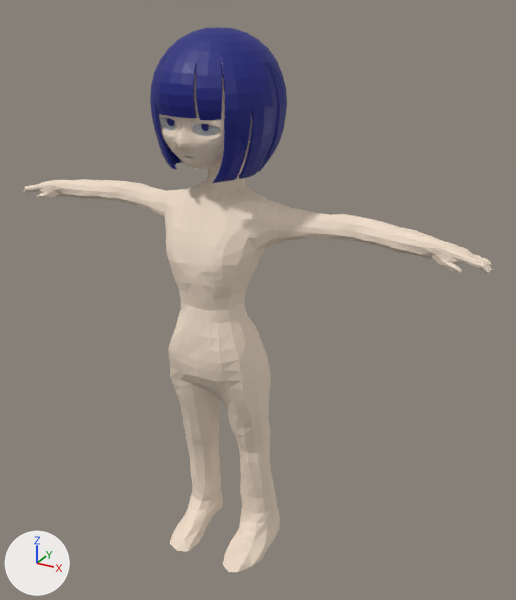
One commit to the Blender file coiaichan.blend: the scene before it, then after it.
Before and after are seen from a 50 mm camera at (3.57, -5.71, 2.75) aimed at (0.29, 0.25, -0.24). The axes (+X, +Y, +Z) are drawn at lower left. The lights are the same throughout.

The scene before the commit, as lines of its bpy script (objects in view):
```python
me_sphere_002 = bpy.data.meshes.new('Sphere.002')
me_sphere_002.from_pydata(...)  # 701 vertices, 646 faces; spans x -1.032..0.225, y -0.236..1.056, z -0.513..0.751
me_sphere_002.materials.append(mat_material_002)  # blue #151c7e
me_vert_002 = bpy.data.meshes.new('Vert.002')
me_vert_002.from_pydata(...)  # 2296 vertices, 2521 faces, 1 loose edge; spans x -3.89..1.32, y -1.04..0.15, z -4.95..0.69
me_vert_002.materials.append(mat_material)  # white #f2dfcc
ob_body = bpy.data.objects.new('body', me_vert_002)
ob_body.location = (1.28, 0.45, 1.69)
ob_hair = bpy.data.objects.new('hair', me_sphere_002)
ob_hair.location = (0.42, -0.41, 1.66)
_m = ob_hair.modifiers.new('Solidify', 'SOLIDIFY')
_m.thickness = 0.033
_m.nonmanifold_thickness_mode = 'FIXED'
_m.nonmanifold_merge_threshold = 0.0003
```
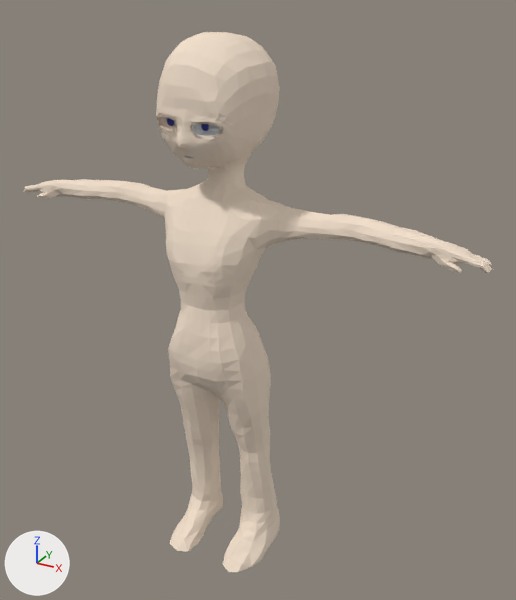
Pixel boxes [x1, y1, x2, y2] of what changed, in the pictures (516 x 600 px):
'hair', hidden (blue): before [150, 27, 287, 183]

The change in detail:
Object 'hair' (ob_hair) is now hidden.
